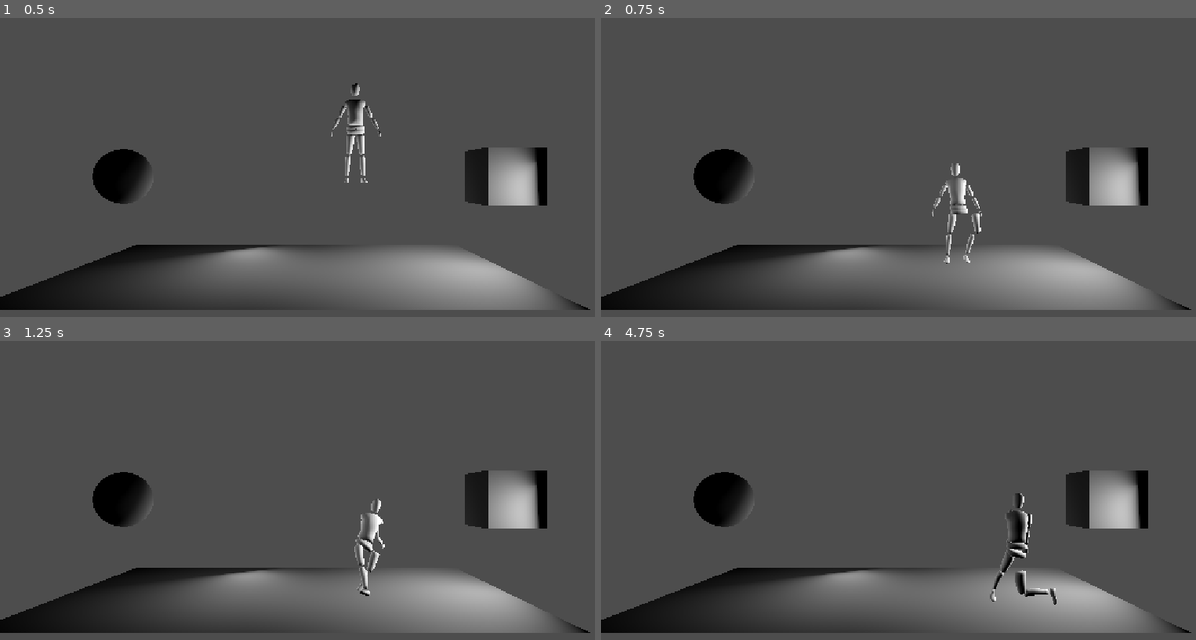
Above: before the commit, frames 1-4 (two rows, left to right).
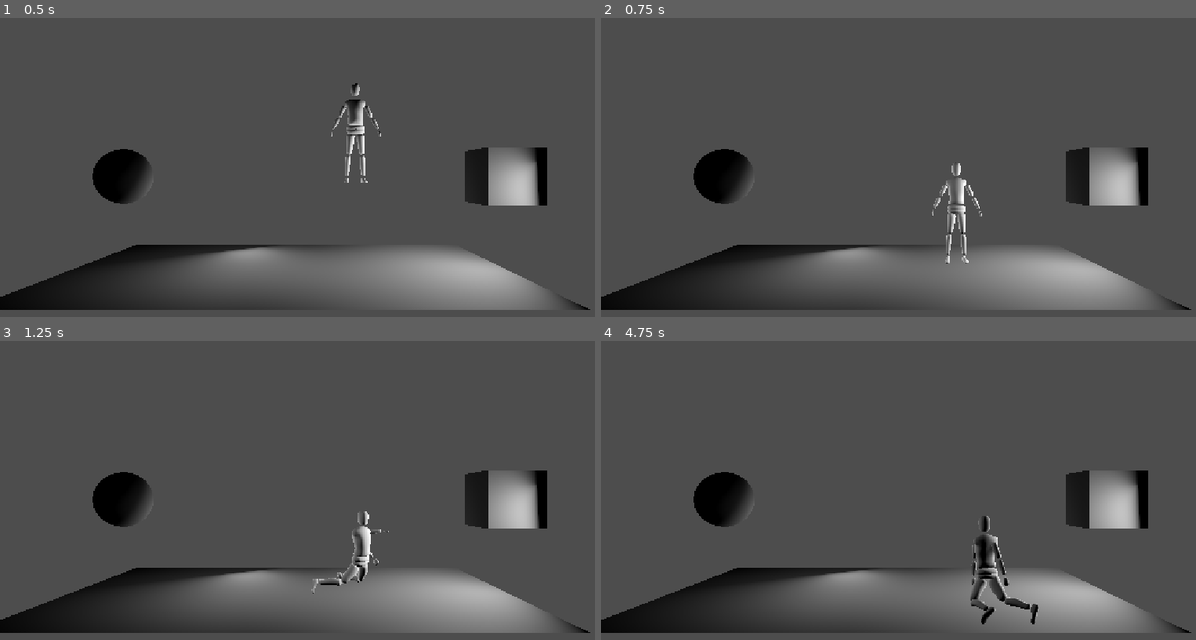
Above: after the commit, the same moments.

Repository: The-MEDINA/SNAP-back
Game: Godot game, scene res://Scenes/controlsTesting.tscn
Same seed, same stepped clock (60 frames per second), same inputs: the game is played once before the commit and once after it. This scene is started directly instead of the project's main scene.
Inputs:
- Up to frame 1 (0.5 s): no input
- Up to frame 2 (0.75 s): hold D (LeftThumbstickRight) from 0.53 s (still down)
- Up to frame 3 (1.25 s): keep holding D (LeftThumbstickRight)
- Up to frame 4 (4.75 s): release D (LeftThumbstickRight) at 1.28 s; hold S (LeftThumbstickDown) 1.28-2.03 s; hold D (LeftThumbstickRight) 2.03-2.78 s; hold W (LeftThumbstickUp) 2.78-3.53 s; hold S (LeftThumbstickDown) from 3.53 s (still down)

Frame 1 is identical in both runs. In frame 2, 0.4% of the frame differs, in the area x 55-64%, y 48-83%; in frame 3, 0.9%; in frame 4, 1.9%, in the area x 62-77%, y 50-95%.

Commit message:
Controls WIP

Diff:
--- a/snap-back/Character/Bottom.tscn
+++ b/snap-back/Character/Bottom.tscn
@@ -151,12 +151,12 @@
 [node name="PhysicalBoneSimulator3D" type="PhysicalBoneSimulator3D" parent="Bottom1/ArmatureBottom/Skeleton3D" unique_id=98895062]
 
 [node name="Physical Bone RootHip" type="PhysicalBone3D" parent="Bottom1/ArmatureBottom/Skeleton3D/PhysicalBoneSimulator3D" unique_id=663058755]
-transform = Transform3D(0.08975668, -0.99596375, -3.1805527e-07, -1.4155656e-05, -1.5950579e-06, 1, -0.99596375, -0.08975668, -1.4241686e-05, 1.0742895e-08, -0.055213884, 0.02947798)
+transform = Transform3D(0.08975668, -0.99596375, -3.1991053e-07, -1.4134985e-05, -1.5950579e-06, 1, -0.99596375, -0.08975668, -1.4221098e-05, 1.0742895e-08, -0.055213884, 0.02947798)
 collision_layer = 4
 collision_mask = 4
 joint_type = 1
-joint_offset = Transform3D(0.99999934, 0, 0, 0, 1, 0, 0, 0, 0.99999934, 3.8879713e-09, 6.705593e-09, 0.013876021)
-body_offset = Transform3D(1, -4.4703484e-08, -2.801935e-07, -2.801935e-07, 3.3519427e-09, -1, -1.4901161e-08, 1, 3.3508059e-09, 0, 0.013876021, -6.7520887e-09)
+joint_offset = Transform3D(0.99999934, 0, 0, 0, 1, 0, 0, 0, 0.99999934, 4.174815e-09, 6.705593e-09, 0.013876021)
+body_offset = Transform3D(1, -4.4703484e-08, -3.008654e-07, -3.0086449e-07, 3.3519427e-09, -1, -1.4901161e-08, 1, 3.3508059e-09, 0, 0.013876021, -6.7520887e-09)
 bone_name = "RootHip"
 joint_constraints/bias = 0.3
 joint_constraints/damping = 1.0
@@ -166,20 +166,20 @@
 shape = SubResource("ConcavePolygonShape3D_1jhxy")
 
 [node name="Physical Bone HipR" type="PhysicalBone3D" parent="Bottom1/ArmatureBottom/Skeleton3D/PhysicalBoneSimulator3D" unique_id=918551437]
-transform = Transform3D(-1.082798e-07, -6.544703e-08, 1, -0.089771144, 0.9959625, 5.546238e-08, -0.99596244, -0.08977115, -1.1371787e-07, -0.045594554, -0.06909003, 0.029478291)
-joint_type = 1
-joint_offset = Transform3D(1, 0, 0, 0, 1, 0, 0, 0, 1, 9.492721e-08, 1.3357106e-07, 0.04559456)
-body_offset = Transform3D(1, -7.450581e-09, 8.3189455e-08, 1.1422252e-08, -6.264812e-09, -1, 0, 1.0000001, 1.1829664e-08, -9.872019e-08, 0.04559456, -1.3411045e-07)
+transform = Transform3D(-1.0844129e-07, -6.528554e-08, 1, -0.089771144, 0.9959625, 5.5287042e-08, -0.99596244, -0.08977115, -1.1386421e-07, -0.045594554, -0.06909003, 0.029478291)
+joint_type = 1
+joint_offset = Transform3D(1, 0, 0, 0, 1, 0, 0, 0, 1, 9.491984e-08, 1.3357842e-07, 0.04559456)
+body_offset = Transform3D(1, -7.450581e-09, 8.335095e-08, 1.1583744e-08, -6.426304e-09, -1, 0, 1.0000001, 1.1668168e-08, -9.872019e-08, 0.04559456, -1.3411045e-07)
 bone_name = "HipR"
 joint_constraints/bias = 0.3
 joint_constraints/damping = 1.0
 joint_constraints/impulse_clamp = 0.0
 
 [node name="Physical Bone HipL" type="PhysicalBone3D" parent="Bottom1/ArmatureBottom/Skeleton3D/PhysicalBoneSimulator3D" unique_id=854589165]
-transform = Transform3D(-4.598264e-08, -1.665905e-07, -1, 0.99596256, 0.08977063, -6.075191e-08, 0.08977063, -0.99596256, 1.6178997e-07, 0.045594558, -0.069089904, 0.02947818)
-joint_type = 1
-joint_offset = Transform3D(1, 0, 0, 0, 1, 0, 0, 0, 1, 4.143741e-10, 7.731833e-09, 0.04559455)
-body_offset = Transform3D(1, -4.5448542e-07, -9.0881604e-09, 1.3622108e-08, 3.457515e-08, -1.0000001, 5.066395e-07, 1, -6.1685483e-09, 0, 0.045594554, -7.450581e-09)
+transform = Transform3D(-4.598264e-08, -1.6594453e-07, -1, 0.99596256, 0.08977063, -6.069392e-08, 0.08977063, -0.99596256, 1.6114662e-07, 0.045594558, -0.069089904, 0.02947818)
+joint_type = 1
+joint_offset = Transform3D(1, 0, 0, 0, 1, 0, 0, 0, 1, 4.1437417e-10, 7.702381e-09, 0.04559455)
+body_offset = Transform3D(1, -4.5448542e-07, -9.088162e-09, 1.3622108e-08, 3.522112e-08, -1.0000001, 5.066395e-07, 1, -5.522594e-09, 0, 0.045594554, -7.450581e-09)
 bone_name = "HipL"
 joint_constraints/bias = 0.3
 joint_constraints/damping = 1.0
--- a/snap-back/Character/top.tscn
+++ b/snap-back/Character/top.tscn
@@ -170,10 +170,10 @@
 [node name="PhysicalBoneSimulator3D" type="PhysicalBoneSimulator3D" parent="ArmatureTop/Skeleton3D" unique_id=361372472]
 
 [node name="Physical Bone RootTorso" type="PhysicalBone3D" parent="ArmatureTop/Skeleton3D/PhysicalBoneSimulator3D" unique_id=197949460]
-transform = Transform3D(1, 2.3842188e-07, 2.1316282e-13, -2.180153e-08, 0.09144187, -0.99581045, -2.3742301e-07, 0.99581045, 0.09144187, 1.4748429e-10, 0.29997373, 0.0057995953)
-visible = false
-joint_offset = Transform3D(1, 0, 0, 0, 1, 0, 0, 0, 1, -1.4759322e-10, 2.2544565e-07, 0.25880635)
-body_offset = Transform3D(1, 3.2684966e-12, 2.2026825e-13, 2.220446e-13, -7.450581e-09, -1.0000001, -3.2969183e-12, 1.0000001, -7.450581e-09, 1.475362e-10, 0.25880638, -2.2351742e-07)
+transform = Transform3D(1, 2.3842188e-07, 2.1316282e-13, -2.180153e-08, 0.09144187, -0.99581045, -2.3742301e-07, 0.99581045, 0.09144187, 1.5435524e-10, 0.29997373, 0.0057995953)
+visible = false
+joint_offset = Transform3D(1, 0, 0, 0, 1, 0, 0, 0, 1, -1.5446416e-10, 2.2544565e-07, 0.25880635)
+body_offset = Transform3D(1, 3.2684966e-12, 2.2026825e-13, 2.220446e-13, -7.450581e-09, -1.0000001, -3.2969183e-12, 1.0000001, -7.450581e-09, 1.5440715e-10, 0.25880638, -2.2351742e-07)
 mass = 4.0
 bone_name = "RootTorso"
 
--- a/snap-back/Scenes/controlsTesting.tscn
+++ b/snap-back/Scenes/controlsTesting.tscn
@@ -41,9 +41,11 @@
 layers = 0
 mesh = SubResource("BoxMesh_32bnj")
 
-[node name="Character" type="Node3D" parent="." unique_id=2122778959]
+[node name="Character" type="Node3D" parent="." unique_id=2122778959 node_paths=PackedStringArray("otherPlayerTop", "otherPlayerBottom")]
 transform = Transform3D(1, 0, 0, 0, 1, 0, 0, 0, 1, 1.187875, 2.0047445, 0)
 script = ExtResource("3_gg4yg")
+otherPlayerTop = NodePath("../TestCharacter2")
+otherPlayerBottom = NodePath("../TestCharacter2")
 
 [node name="Bottom" parent="Character" unique_id=623702786 instance=ExtResource("4_gg4yg")]
 
--- a/snap-back/Scripts/characterController.gd
+++ b/snap-back/Scripts/characterController.gd
@@ -1,10 +1,27 @@
 extends Node3D
 
 # Physics values
+@export var forearmMovementStrength = 200.0
+@export var calfMovementStrength = 200.0
 @export var heightToRunMaintenance = 0.75
-@export var heightToMaintain = 0.65
+@export var minHeightToMaintain = 0.35
 @export var heightMaintenanceStrength = 100.0
 @export var uprightMaintenanceStrength = 30.0
+@export var rotationSpeedToOtherPlayer = 0.75
+
+# Controllers (0 is controller 1, 1 is controller 2, so on)
+@export var topController = 0
+@export var bottomController = 0
+# If true, player's controller is initially bottomController
+@export var singlePlayer = true
+var bumperPrevious: bool
+
+# Controller settings
+@export var triggerMaxReduction = 0.5
+
+# Game variables
+@export var otherPlayerTop: Node3D
+@export var otherPlayerBottom: Node3D
 
 # Joints
 var joint: Generic6DOFJoint3D
@@ -12,10 +29,13 @@
 var bottomBoneSim: PhysicalBoneSimulator3D
 var topJoint: PhysicalBone3D
 var bottomJoint: PhysicalBone3D
-var rightThigh: PhysicalBone3D
-var leftThigh: PhysicalBone3D
-var rightUpperArm: PhysicalBone3D
-var leftUpperArm: PhysicalBone3D
+var rightCalf: PhysicalBone3D
+var leftCalf: PhysicalBone3D
+var rightForearm: PhysicalBone3D
+var leftForearm: PhysicalBone3D
+
+# Camera for making input relative
+var camera: Camera3D
 
 # Called when the node enters the scene tree for the first time.
 func _ready() -> void:
@@ -30,10 +50,15 @@
 	joint.node_a = topJoint.get_path()
 	joint.node_b = bottomJoint.get_path()
 	# Assign variables
-	rightThigh = bottomBoneSim.get_node('Physical Bone ThighR') as PhysicalBone3D
-	leftThigh = bottomBoneSim.get_node('Physical Bone ThighL') as PhysicalBone3D
-	rightUpperArm = topBoneSim.get_node('Physical Bone UpperArmR') as PhysicalBone3D
-	leftUpperArm = topBoneSim.get_node('Physical Bone UpperArmL') as PhysicalBone3D
+	rightCalf = bottomBoneSim.get_node('Physical Bone CalfR') as PhysicalBone3D
+	leftCalf = bottomBoneSim.get_node('Physical Bone CalfL') as PhysicalBone3D
+	rightForearm = topBoneSim.get_node('Physical Bone ForearmR') as PhysicalBone3D
+	leftForearm = topBoneSim.get_node('Physical Bone ForearmL') as PhysicalBone3D
+	# Assign camera
+	camera = get_viewport().get_camera_3d()
+	# Singleplayer setup
+	if singlePlayer:
+		topController = 999
 
 # Called every frame. 'delta' is the elapsed time since the previous frame.
 func _process(delta: float) -> void:
@@ -41,10 +66,6 @@
 
 # Runs on physics tick
 func _physics_process(delta: float) -> void:
-	var leftThumbstick = Input.get_vector("LeftThumbstickLeft", "LeftThumbstickRight", "LeftThumbstickDown", "LeftThumbstickUp")
-	var rightThumbstick = Input.get_vector("RightThumbstickLeft", "RightThumbstickRight", "RightThumbstickDown", "RightThumbstickUp")
-	leftThigh.global_position = leftThigh.global_position + Vector3(leftThumbstick.x, leftThumbstick.y, 0.0) * delta * 3
-	print(bottomJoint.global_position)
 	# Check to see if body should be upright (only if body is close to ground), Character and Joint never actually move
 	var query = PhysicsRayQueryParameters3D.create(bottomJoint.global_position, bottomJoint.global_position + Vector3.DOWN * heightToRunMaintenance)
 	# Hit only layer 4 (4th bit position for 4th layer, 1000 in binary == 8 in decimal)
@@ -52,12 +73,13 @@
 	var space = get_world_3d().direct_space_state
 	var result = space.intersect_ray(query)
 	if result:
-		_keepUpright(delta)
-		_keepHeight(delta, result.position.y)
-	pass
+		_keepUpright()
+		_keepHeight(result.position.y)
+		_rotateTowardTarget((otherPlayerTop.global_position + otherPlayerBottom.global_position) / 2.0)
+	_handlePlayerInput(delta)
 
 # Keep the body upright
-func _keepUpright(delta: float) -> void:
+func _keepUpright() -> void:
 	# Get up direction (direction from bottomJoint to topJoint)
 	var bodyUpDirection = (topJoint.global_position - bottomJoint.global_position).normalized()
 	# Get rotation axis (direction perpendicular to up direction and Vector3.UP)
@@ -75,10 +97,82 @@
 	bottomJoint.angular_velocity -= correction
 
 # Keep the body (somewhat) off of the floor
-func _keepHeight(delta: float, floor: float) -> void:
+func _keepHeight(floor: float) -> void:
+	# Get height to maintain
+	var heightToMaintain = ((bottomJoint.global_position.y - leftCalf.global_position.y) + (bottomJoint.global_position.y - rightCalf.global_position.y)) / 2.0
+	heightToMaintain = clamp(heightToMaintain, minHeightToMaintain, heightToRunMaintenance)
 	# Get ideal height and see if the pelvis is below that height
 	var desired_height = floor + heightToMaintain
 	if bottomJoint.global_position.y < desired_height:
 		# If below that height, apply velocity to correct for difference in height
 		var error = desired_height - bottomJoint.global_position.y
 		bottomJoint.linear_velocity.y += error * heightMaintenanceStrength
+
+# Rotate toward the target Vector3
+func _rotateTowardTarget(target: Vector3) -> void:
+	# Get direction to target, ensure it isn't length 0 when Y is removed
+	var direction = target - global_position
+	direction.y = 0.0
+	if direction.length_squared() == 0.0:
+		return
+	direction = direction.normalized()
+	# Get forward, same check
+	var forward = topJoint.global_transform.basis.z
+	forward.y = 0.0
+	if forward.length_squared() == 0.0:
+		return
+	forward = forward.normalized()
+	# Signed angle around Y
+	var angle = atan2(forward.cross(direction).y, forward.dot(direction))
+	var axis = Vector3.UP
+	var correction = axis * angle * rotationSpeedToOtherPlayer
+	topJoint.angular_velocity += correction
+	bottomJoint.angular_velocity -= correction
+
+func _handlePlayerInput(delta: float) -> void:
+	# Read thumbstick inputs
+	var topRightThumbstick = Vector2(Input.get_joy_axis(topController, JOY_AXIS_RIGHT_X),-Input.get_joy_axis(topController, JOY_AXIS_RIGHT_Y))
+	var topLeftThumbstick = Vector2(Input.get_joy_axis(topController, JOY_AXIS_LEFT_X),-Input.get_joy_axis(topController, JOY_AXIS_LEFT_Y))
+	var bottomRightThumbstick = Vector2(Input.get_joy_axis(bottomController, JOY_AXIS_RIGHT_X),-Input.get_joy_axis(topController, JOY_AXIS_RIGHT_Y))
+	var bottomLeftThumbstick = Vector2(Input.get_joy_axis(bottomController, JOY_AXIS_LEFT_X),-Input.get_joy_axis(topController, JOY_AXIS_LEFT_Y))
+	# Turn thumbsticks into relative Vector3s to use on body
+	var rightForearmInput = _makeRelativeToCamera(topRightThumbstick)
+	var leftForearmInput = _makeRelativeToCamera(topLeftThumbstick)
+	var rightCalfInput = _makeRelativeToCamera(bottomRightThumbstick)
+	var leftCalfInput = _makeRelativeToCamera(bottomLeftThumbstick)
+	# Read trigger values
+	var topLeftTrigger = Input.get_joy_axis(topController, JOY_AXIS_TRIGGER_LEFT)
+	var topRightTrigger = Input.get_joy_axis(topController, JOY_AXIS_TRIGGER_RIGHT)
+	var bottomLeftTrigger = Input.get_joy_axis(bottomController, JOY_AXIS_TRIGGER_LEFT)
+	var bottomRightTrigger = Input.get_joy_axis(bottomController, JOY_AXIS_TRIGGER_RIGHT)
+	# Apply triggers to weaken inputs
+	rightForearmInput -= rightForearmInput * topRightTrigger * triggerMaxReduction
+	leftForearmInput -= leftForearmInput * topLeftTrigger * triggerMaxReduction
+	rightCalfInput -= rightCalfInput * bottomRightTrigger * triggerMaxReduction
+	leftCalfInput -= leftCalfInput * bottomLeftTrigger * triggerMaxReduction
+	# Move limbs
+	rightForearm.angular_velocity += rightForearmInput * forearmMovementStrength
+	leftForearm.angular_velocity += leftForearmInput * forearmMovementStrength
+	rightCalf.angular_velocity += rightCalfInput * calfMovementStrength
+	leftCalf.angular_velocity += leftCalfInput * calfMovementStrength
+	# If single player and button pressed, swap controlled half of body
+	if singlePlayer:
+		var bumper = Input.is_joy_button_pressed(bottomController if bottomController != 999 else topController, JOY_BUTTON_RIGHT_SHOULDER)
+		if bumper && !bumperPrevious:
+			if bottomController == 999:
+				bottomController = topController
+				topController = 999
+			else:
+				topController = bottomController
+				bottomController = 999
+		bumperPrevious = bumper
+
+# Make a Vector2 thumbstick input relative to the camera in world space
+func _makeRelativeToCamera(input: Vector2) -> Vector3:
+	# Get right direction of camera (basis is a 3x3 matrix containing local axes)
+	var cameraRight = camera.global_transform.basis.z
+	# Camera looking up or down has no impact on input
+	cameraRight.y = 0
+	cameraRight = cameraRight.normalized()
+	# Multiply right direction by X input, maintain Y as up
+	return cameraRight * input.x + Vector3.UP * input.y
